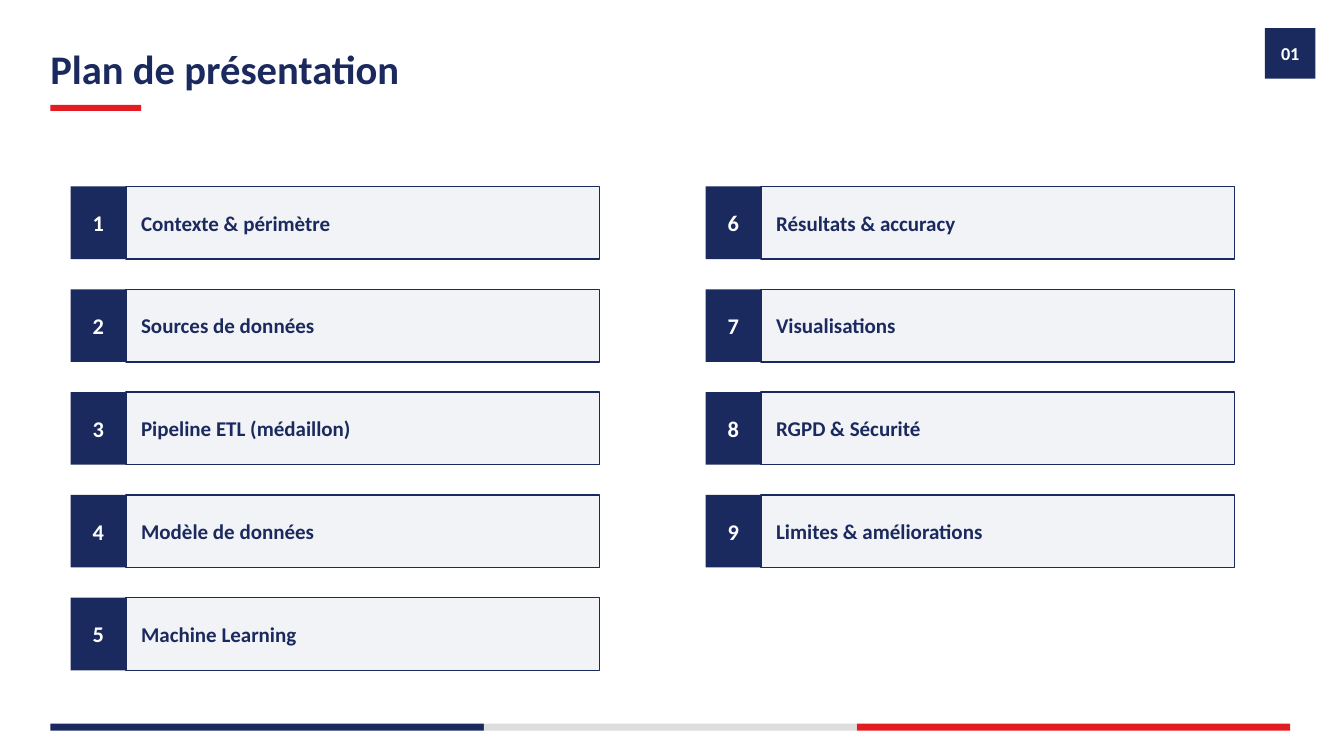
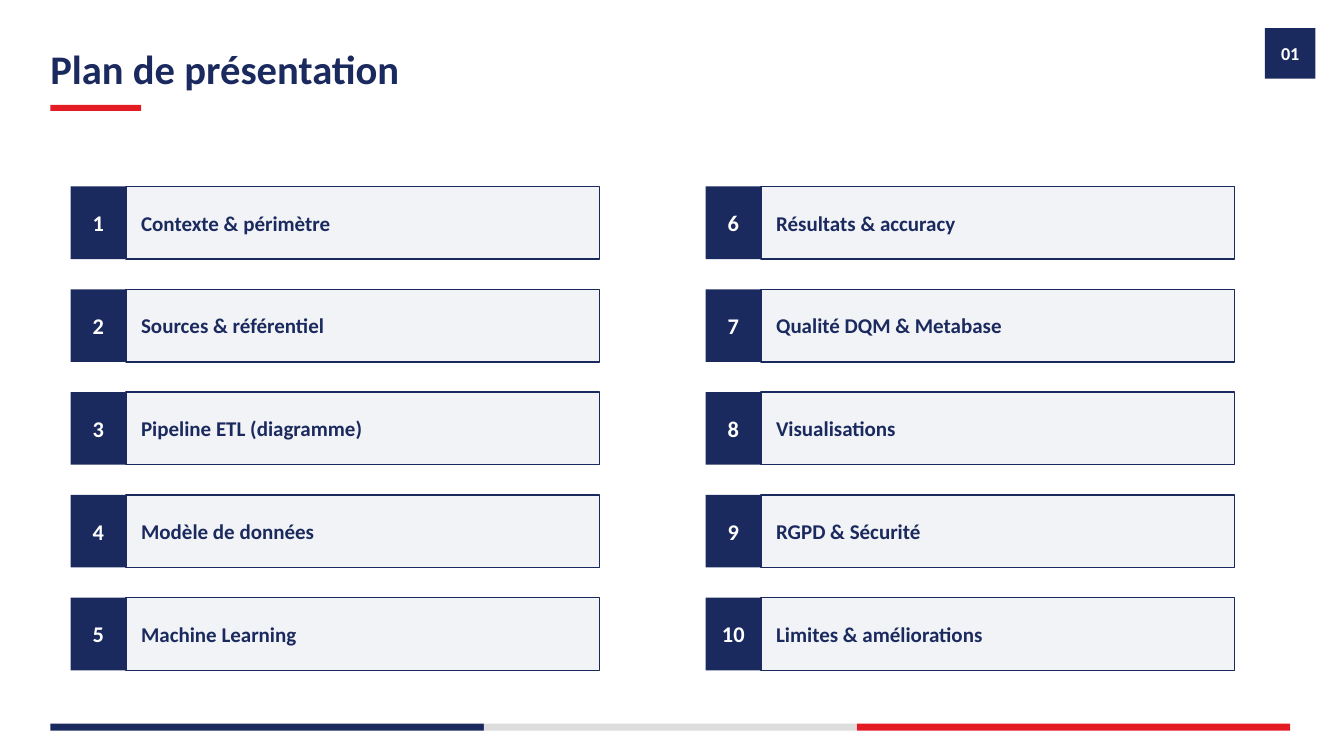
Before and after one commit to guilafont1/mspr-rattrapage, a slide deck: slide 2 of docs/livrables/Support_soutenance_POC_ElectioAnalytics.pptx. Drawn at 1344x756 pixels with LibreOffice and Linux fonts; fonts in the diff are those of the drawing. Boxes give left, top, right and bottom in pixels: in the first picture for what was removed or moved away, otherwise in the second. Text is boxed around its words. In the diff, an @@ line names an element or a change of style, - is before the commit and + after.

```diff
--- a/docs/livrables/Support_soutenance_POC_ElectioAnalytics.pptx
+++ b/docs/livrables/Support_soutenance_POC_ElectioAnalytics.pptx
@@ text at <box>141,318,324,333</box>: text changed @@
-Sources de données
+Sources & référentiel
@@ text added at <box>776,318,1002,336</box>, 15 pt, text #1B2A5E, bold @@
+Qualité DQM & Metabase
@@ text at <box>141,420,362,440</box>: text changed @@
-Pipeline ETL (médaillon)
+Pipeline ETL (diagramme)
@@ rectangle added at <box>706,598,761,670</box>, fill #1B2A5E @@
@@ rectangle added at <box>761,598,1235,670</box>, fill #F2F3F7, outline #1B2A5E 1 pt @@
@@ 3 texts: place and size @@
-3 texts at <box>776,318,982,539</box>
+3 texts at <box>776,421,982,642</box>
@@ text added at <box>722,627,745,642</box>, 16 pt, text #FFFFFF, bold @@
+10
```
Also in this commit, not shown: 11 other slides changed, 3 slides added, 26 other files.
